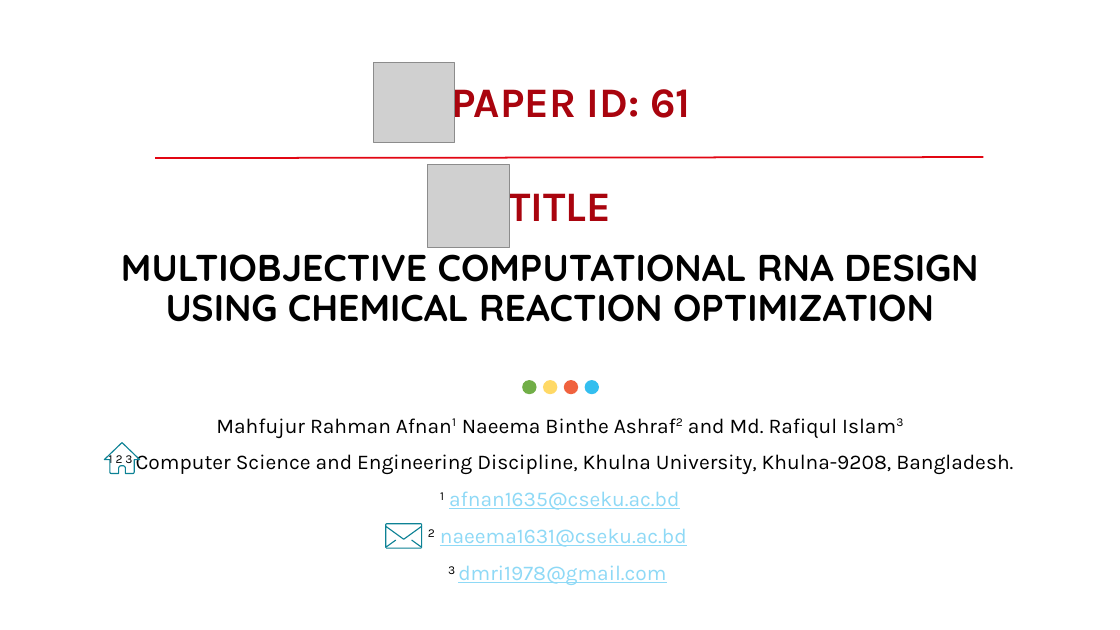
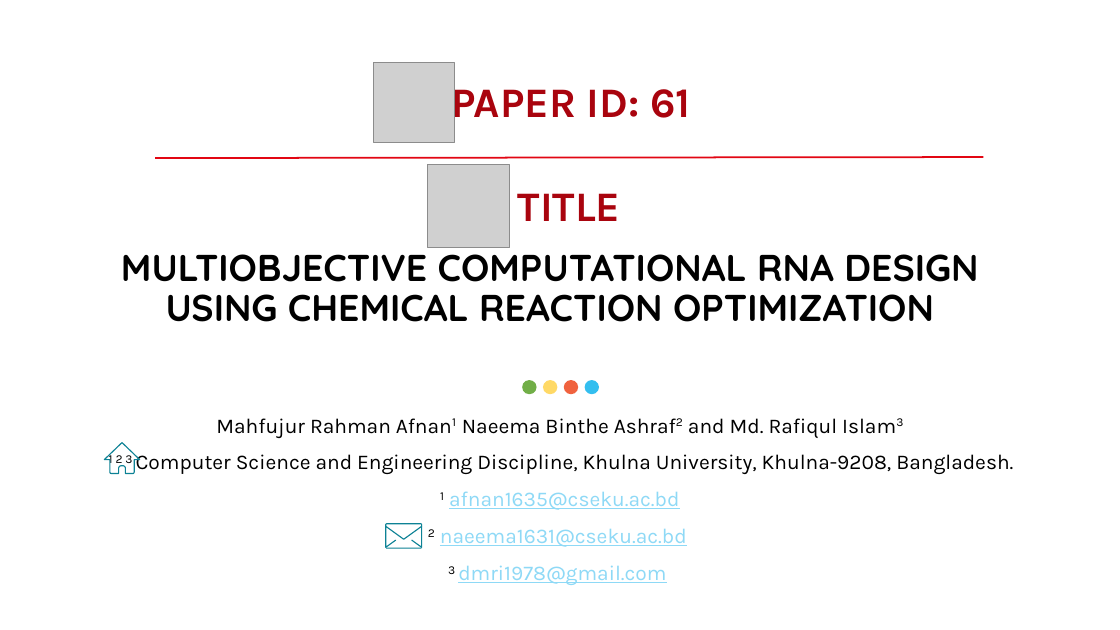
Before and after one commit to afnan2013/Afnan-s-China-Bistro, a slide deck: slide 2 of ICCCSP_2020_Presentation.pptx. Drawn at 1120x630 pixels with LibreOffice and Linux fonts; fonts in the diff are those of the drawing; grey boxes stand for pictures. Boxes give left, top, right and bottom in pixels: in the first picture for what was removed or moved away, otherwise in the second. Text is boxed around its words. In the diff, an @@ line names an element or a change of style, - is before the commit and + after.

```diff
--- a/ICCCSP_2020_Presentation.pptx
+++ b/ICCCSP_2020_Presentation.pptx
@@ text "TITLE" rewrapped from <box>509,183,612,232</box> to <box>518,193,621,221</box> @@
```
Also in this commit, not shown: 6 other slides changed, 17 slides added, 4 slides removed.
